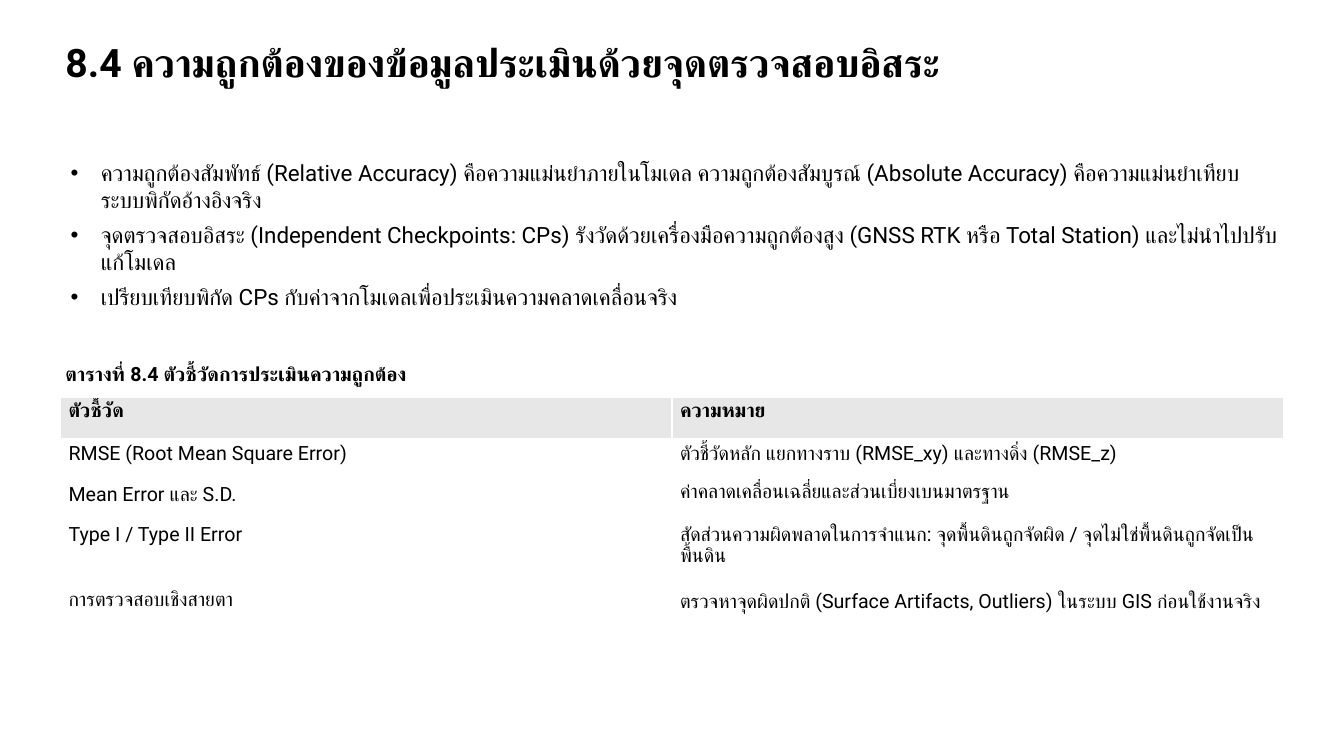
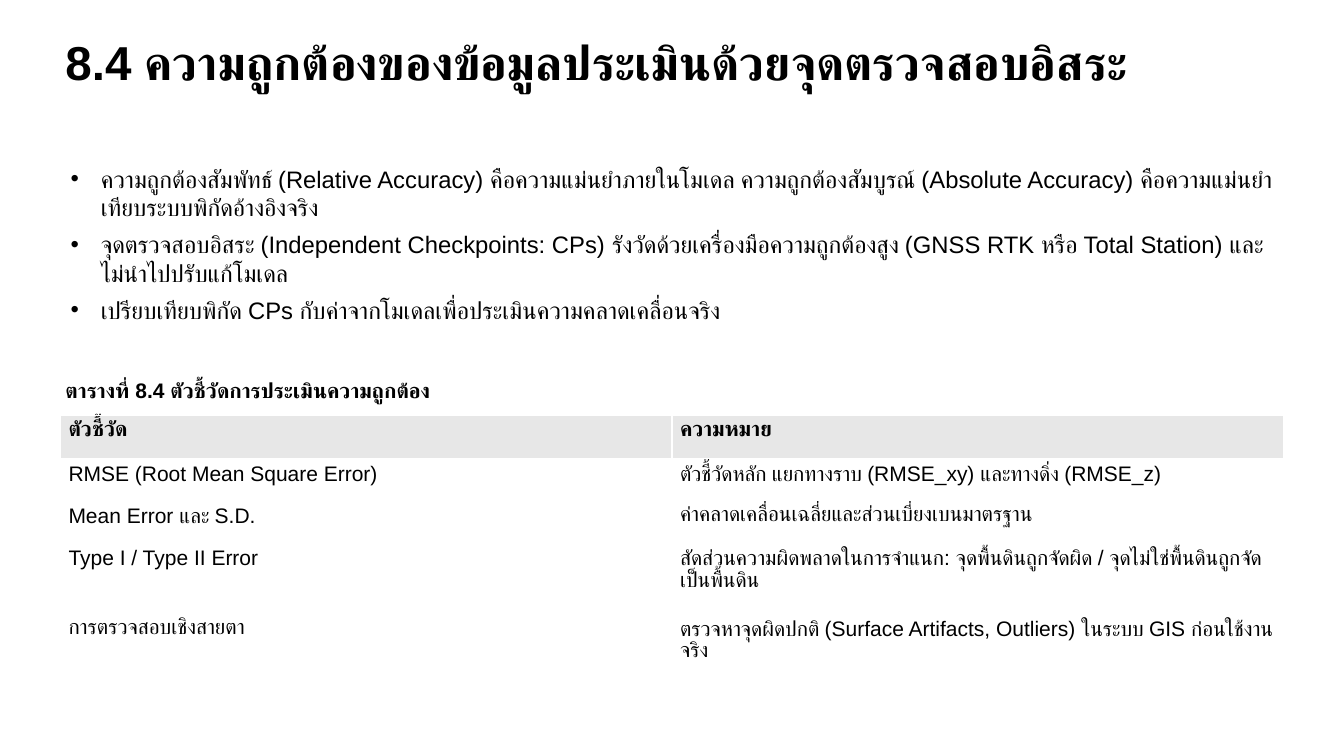
Before and after one commit to soravisAmn/Presentation, a slide deck: slide 40 of Surveying Technologies/draft#1/draft1.pptx. Drawn at 1344x756 pixels with LibreOffice and Linux fonts; fonts in the diff are those of the drawing. Boxes give left, top, right and bottom in pixels: in the first picture for what was removed or moved away, otherwise in the second. Text is boxed around its words. In the diff, an @@ line names an element or a change of style, - is before the commit and + after.

```diff
--- a/Surveying Technologies/draft#1/draft1.pptx
+++ b/Surveying Technologies/draft#1/draft1.pptx
@@ text "8.4 ความถูกต้องของข้อมูลประเมินด้วยจุดตรวจสอบอิสระ" at (65, 44, 1127, 94): size 28 to 34 pt, font Roboto to Arial @@
@@ text "ความถูกต้องสัมพัทธ์ (Relative Accuracy) คือความแม่นยำภายในโม ..." at (101, 169, 1272, 320): size 16 to 17 pt, font Roboto to Arial @@
@@ text "ตารางที่ 8.4 ตัวชี้วัดการประเมินความถูกต้อง": place and size @@
-text "ตารางที่ 8.4 ตัวชี้วัดการประเมินความถูกต้อง" at (65, 366, 406, 387)
+text "ตารางที่ 8.4 ตัวชี้วัดการประเมินความถูกต้อง" at (65, 382, 430, 405)
@@ text "ตารางที่ 8.4 ตัวชี้วัดการประเมินความถูกต้อง" at (65, 382, 430, 405): size 14 to 15 pt, font Roboto to Arial @@
@@ table at (60, 415, 1285, 685) @@
@@ size 14 to 15 pt, font Roboto to Arial @@
@@ table: place and size @@
-table at (60, 398, 1285, 654)
+table at (60, 415, 1285, 685)
```
Also in this commit, not shown: 62 other slides changed, 35 other files.
